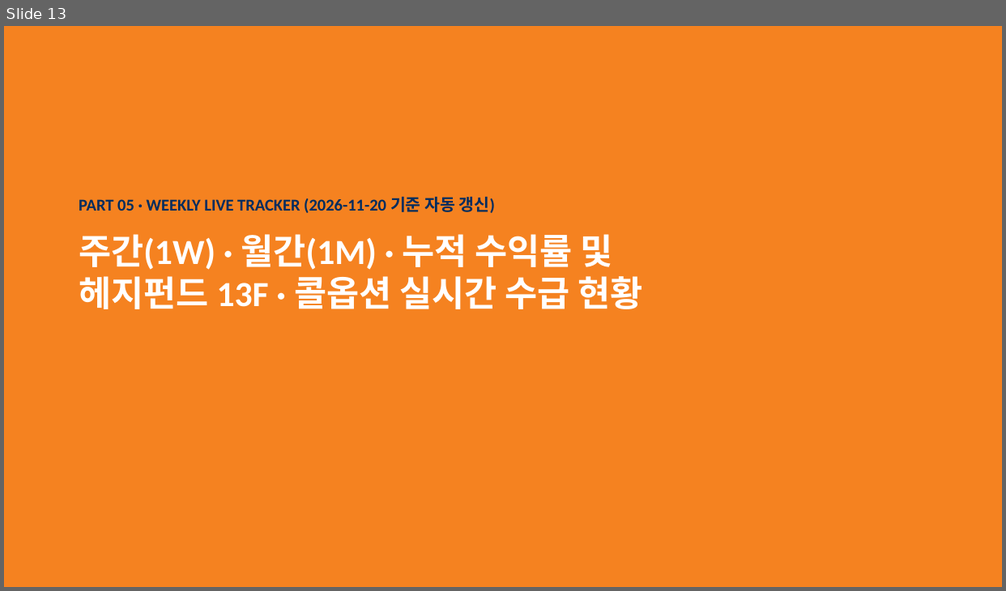
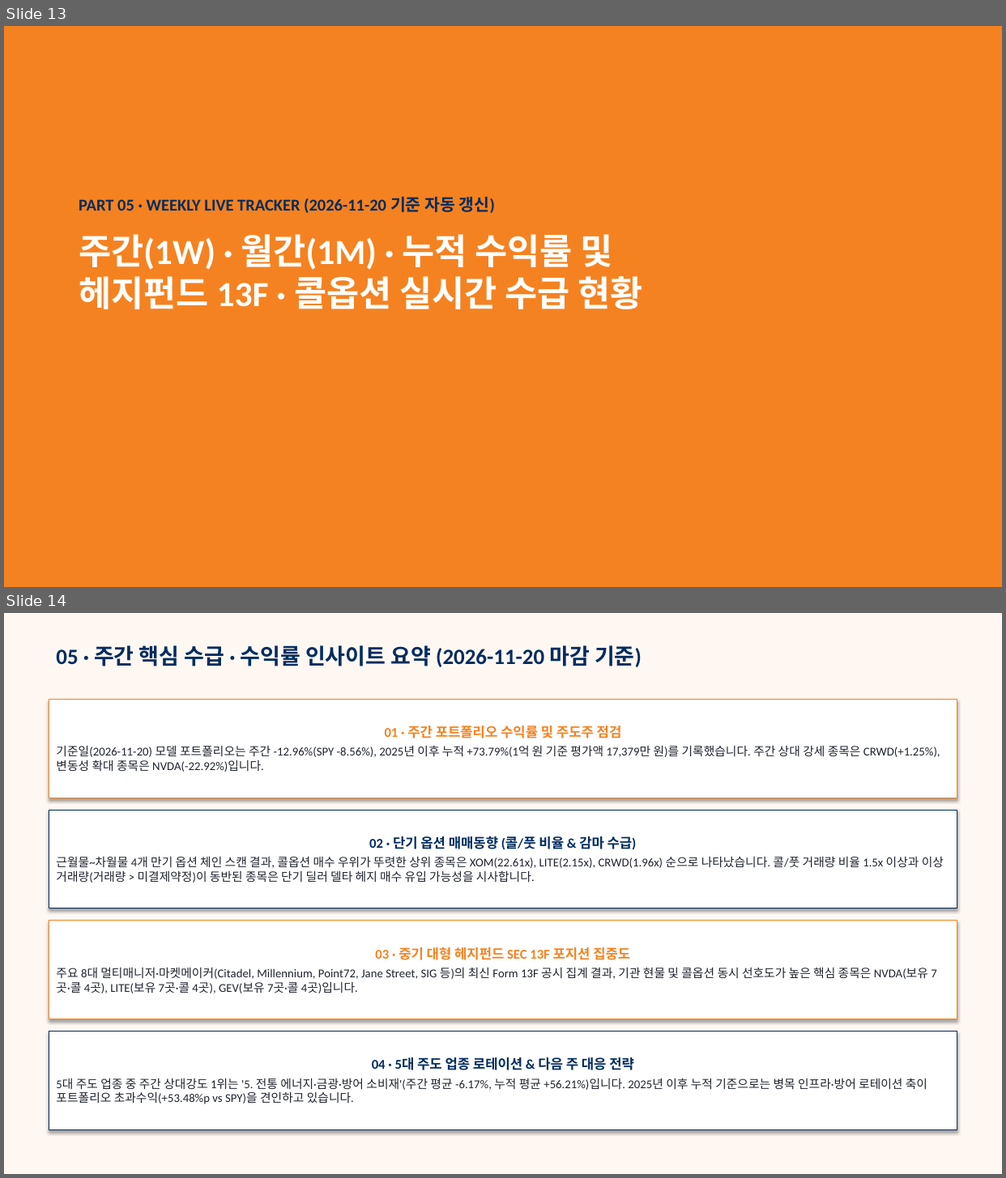
Before and after one commit to joohyunnim/ilsan-wm-us-flow-tracker, a slide deck: output/mirae_ilsan_wm_integrated_report_2026-11-20.pptx. Shown one above the other, each under a label of ours: slide 13 before the commit, slides 13 and 14 after it. The pictures are 1006x591 and 1006x1178 pixels, drawn with LibreOffice and Linux fonts; fonts in the diff are those of the drawing. Boxes give left, top, right and bottom in pixels: in the first picture for what was removed or moved away, otherwise in the second. Text is boxed around its words. In the diff, an @@ line names an element or a change of style, - is before the commit and + after.

```diff
--- a/output/mirae_ilsan_wm_integrated_report_2026-11-20.pptx
+++ b/output/mirae_ilsan_wm_integrated_report_2026-11-20.pptx
@@ slide 14 added at bbox=[4, 613, 1002, 1174], background #FFF8F2 @@
@@ text added at bbox=[56, 645, 641, 667], 21 pt, text #002C5F, bold @@
+05 · 주간 핵심 수급 · 수익률 인사이트 요약 (2026-11-20 마감 기준)
@@ rectangle added at bbox=[49, 699, 957, 798], fill #FFFFFF, outline #F58220 0.75 pt, 11.5 pt, text #1E232D @@
+01 · 주간 포트폴리오 수익률 및 주도주 점검
+기준일(2026-11-20) 모델 포트폴리오는 주간 -12.96%(SPY -8.56%), 2025년 이후 누적 +73.79%(1억 원 기준 평가액 17,379만 원)를 기록했습니다. 주간 상대 강세 종목은 CRWD(+1.25%), 변동성 확대 종목은 NVDA(-22.92%)입니다.
@@ rectangle added at bbox=[49, 810, 957, 909], fill #FFFFFF, outline #002C5F 0.75 pt, 11.5 pt, text #1E232D @@
+02 · 단기 옵션 매매동향 (콜/풋 비율 & 감마 수급)
+근월물~차월물 4개 만기 옵션 체인 스캔 결과, 콜옵션 매수 우위가 뚜렷한 상위 종목은 XOM(22.61x), LITE(2.15x), CRWD(1.96x) 순으로 나타났습니다. 콜/풋 거래량 비율 1.5x 이상과 이상 거래량(거래량 > 미결제약정)이 동반된 종목은 단기 딜러 델타 헤지 매수 유입 가능성을 시사합니다.
@@ rectangle added at bbox=[49, 921, 957, 1020], fill #FFFFFF, outline #F58220 0.75 pt, 11.5 pt, text #1E232D @@
+03 · 중기 대형 헤지펀드 SEC 13F 포지션 집중도
+주요 8대 멀티매니저·마켓메이커(Citadel, Millennium, Point72, Jane Street, SIG 등)의 최신 Form 13F 공시 집계 결과, 기관 현물 및 콜옵션 동시 선호도가 높은 핵심 종목은 NVDA(보유 7곳·콜 4곳), LITE(보유 7곳·콜 4곳), GEV(보유 7곳·콜 4곳)입니다.
@@ rectangle added at bbox=[49, 1032, 957, 1131], fill #FFFFFF, outline #002C5F 0.75 pt, 11.5 pt, text #1E232D @@
+04 · 5대 주도 업종 로테이션 & 다음 주 대응 전략
+5대 주도 업종 중 주간 상대강도 1위는 '5. 전통 에너지·금광·방어 소비재'(주간 평균 -6.17%, 누적 평균 +56.21%)입니다. 2025년 이후 누적 기준으로는 병목 인프라·방어 로테이션 축이 포트폴리오 초과수익(+53.48%p vs SPY)을 견인하고 있습니다.
```
Also in this commit, not shown: 2 slides changed, 1 other file.
